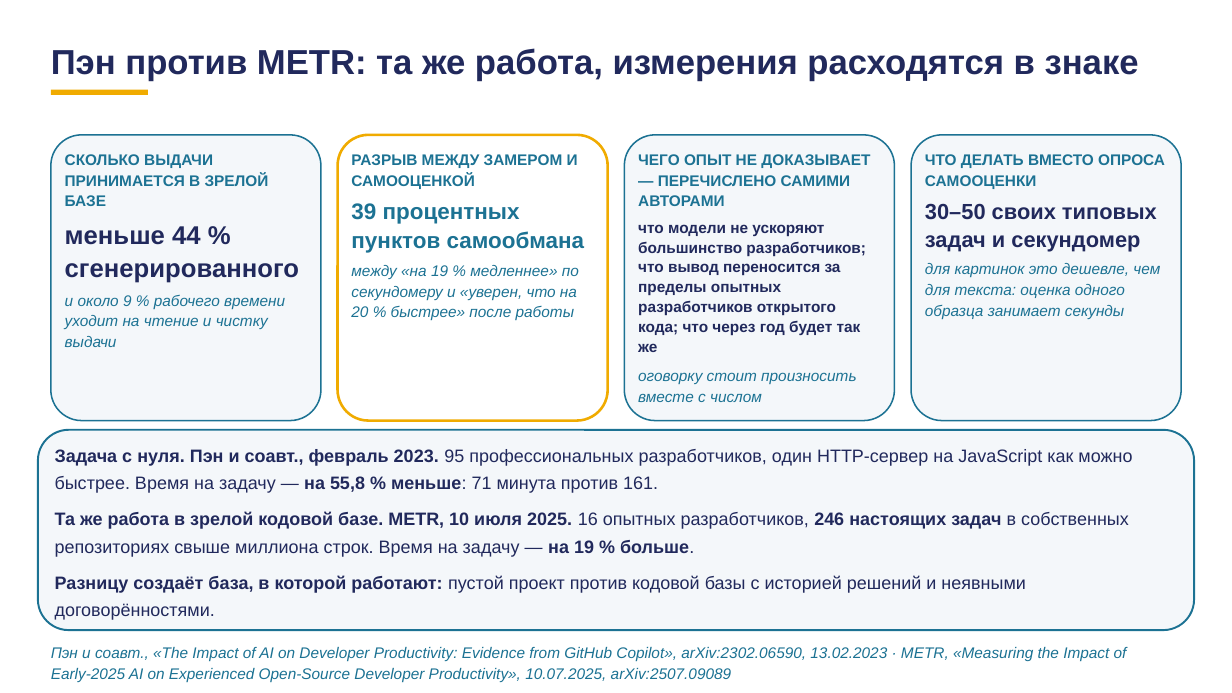
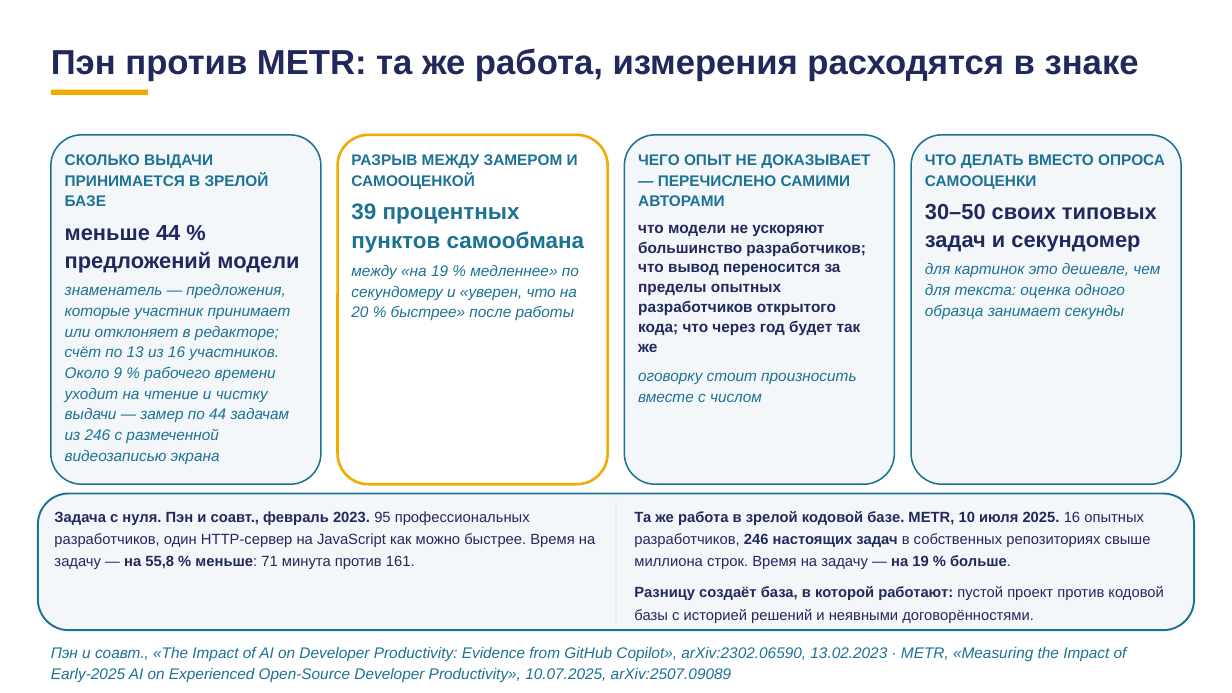
Before and after one commit to tellina-study/AI-usage-lessons, a slide deck: slide 120 of library/lectures/lec-08/rework-v5/rendered/lec-08-v5.pptx. Drawn at 1232x693 pixels with LibreOffice and Linux fonts; fonts in the diff are those of the drawing. Boxes give left, top, right and bottom in pixels: in the first picture for what was removed or moved away, otherwise in the second. Text is boxed around its words. In the diff, an @@ line names an element or a change of style, - is before the commit and + after.

```diff
--- a/library/lectures/lec-08/rework-v5/rendered/lec-08-v5.pptx
+++ b/library/lectures/lec-08/rework-v5/rendered/lec-08-v5.pptx
@@ rounded rectangle: place and size @@
-rounded rectangle at box(51, 135, 321, 421)
+rounded rectangle at box(51, 135, 321, 484)
@@ rounded rectangle: place and size @@
-rounded rectangle at box(337, 135, 607, 421)
+rounded rectangle at box(337, 135, 607, 484)
@@ rounded rectangle: place and size @@
-rounded rectangle at box(625, 135, 895, 421)
+rounded rectangle at box(625, 135, 895, 484)
@@ rounded rectangle: place and size @@
-rounded rectangle at box(911, 135, 1181, 421)
+rounded rectangle at box(911, 135, 1181, 484)
@@ text at box(65, 225, 299, 273): text changed; size 20 to 17 pt @@
-меньше 44 % сгенерированного
+меньше 44 % предложений модели
@@ text at box(65, 284, 291, 464): text changed @@
-и около 9 % рабочего времени уходит на чтение и чистку выдачи
+знаменатель — предложения, которые участник принимает или отклоняет в редакторе; счёт по 13 из 16 участников. Около 9 % рабочего времени уходит на чтение и чистку выдачи — замер по 44 задачам из 246 с размеченной видеозаписью экрана
@@ rounded rectangle: place and size @@
-rounded rectangle at box(38, 430, 1194, 630)
+rounded rectangle at box(38, 494, 1194, 630)
@@ rounded rectangle at box(38, 494, 1194, 630): proportions changed @@
@@ text "Задача с нуля. Пэн и ...": place and size @@
-text "Задача с нуля. Пэн и ..." at box(55, 449, 1132, 620)
+text "Задача с нуля. Пэн и ..." at box(54, 511, 595, 569)
@@ text "Задача с нуля. Пэн и ..." at box(54, 511, 595, 569): size 14 to 11.5 pt @@
@@ rectangle added at box(616, 503, 616, 627), fill #D9E2EC @@
@@ text at box(55, 512, 1129, 620): paragraphs removed @@
-Та же работа в зрелой кодовой базе. METR, 10 июля 2025. 16 опытных разработчиков, 246 настоящих задач в собственных репозиториях свыше миллиона строк. Время на задачу — на 19 % больше.
-Разницу создаёт база, в которой работают: пустой проект против кодовой базы с историей решений и неявными договорённостями.
@@ text added at box(634, 511, 1163, 623), 11.5 pt, text #21295C @@
+Та же работа в зрелой кодовой базе. METR, 10 июля 2025. 16 опытных разработчиков, 246 настоящих задач в собственных репозиториях свыше миллиона строк. Время на задачу — на 19 % больше.
+Разницу создаёт база, в которой работают: пустой проект против кодовой базы с историей решений и неявными договорённостями.
```
Also in this commit, not shown: 8 other slides changed, 35 other files.
